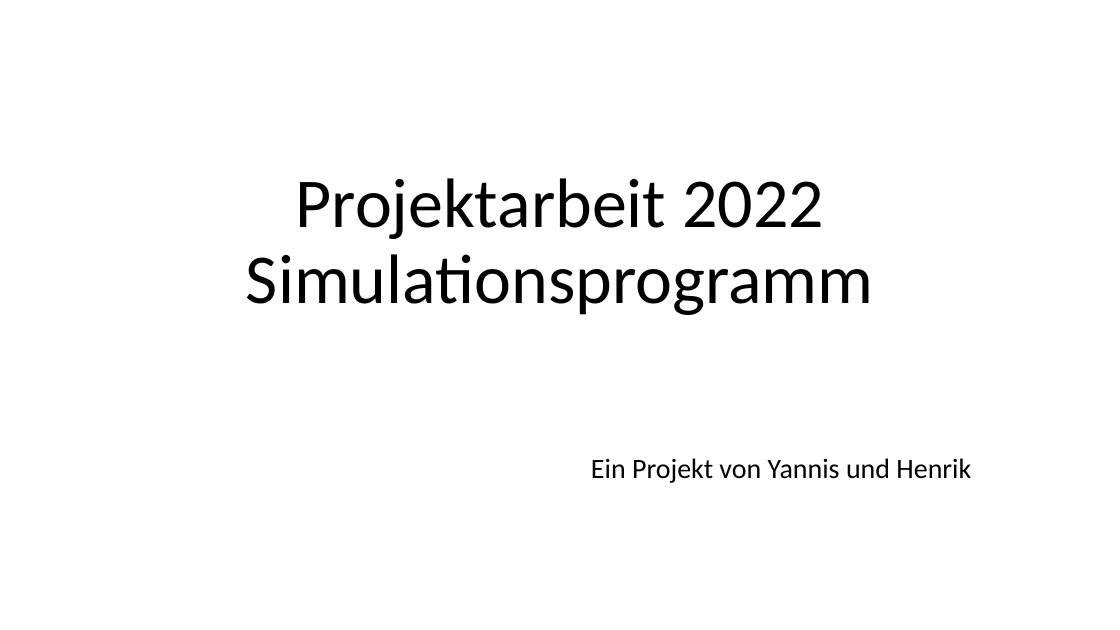
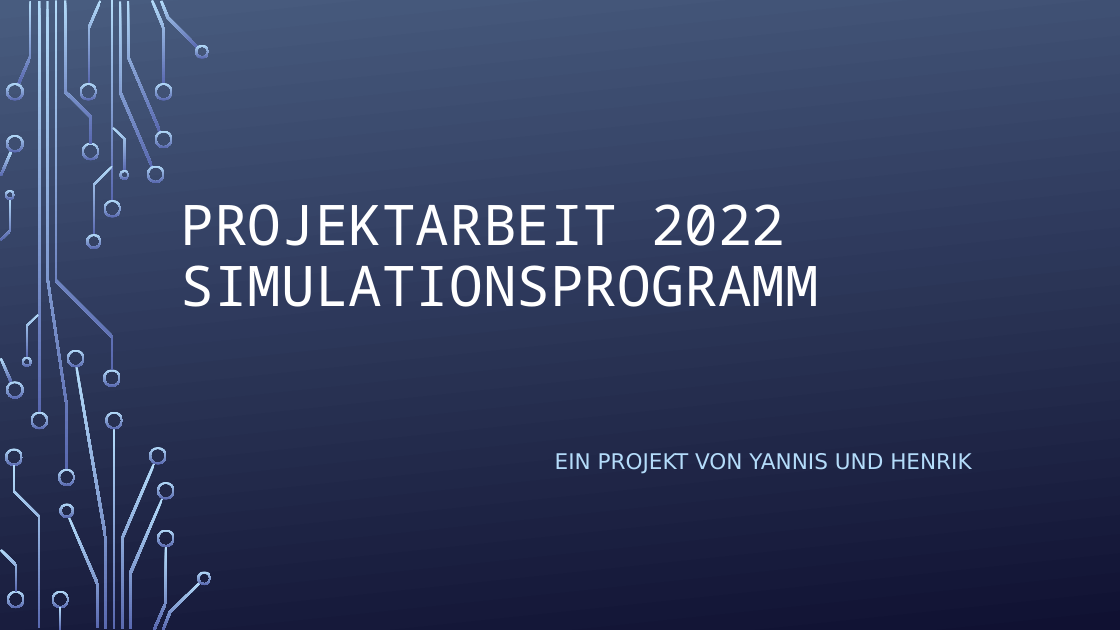
Before and after one commit to Sytoplis/InfProjekt2022, a slide deck: slide 1 of Präsentation Projektarbeit.pptx. Drawn at 1120x630 pixels with LibreOffice and Linux fonts; fonts in the diff are those of the drawing; background and template pictures are left out. Boxes give left, top, right and bottom in pixels: in the first picture for what was removed or moved away, otherwise in the second. Text is boxed around its words. In the diff, an @@ line names an element or a change of style, - is before the commit and + after.

```diff
--- a/Präsentation Projektarbeit.pptx
+++ b/Präsentation Projektarbeit.pptx
@@ background #FFFFFF to picture (left out) @@
@@ title at bbox=[181, 204, 819, 307]: text changed; size 60 to 48 pt; font Calibri to Noto Sans Mono; text colour #000000 to #FFFFFF @@
-Projektarbeit 2022
-Simulationsprogramm
+PROJEKTARBEIT 2022
+SIMULATIONSPROGRAMM
@@ group added at bbox=[0, 0, 212, 630]: 50 freeform shapes, 4 rectangles @@
@@ subtitle at bbox=[555, 453, 971, 474]: text changed; size 24 to 18.5 pt; font Calibri to DejaVu Sans; text colour #000000 to #B4DCFA @@
-Ein Projekt von Yannis und Henrik
+EIN PROJEKT VON YANNIS UND HENRIK
```
Also in this commit, not shown: 2 other slides changed, 7 slides added, 7 slides removed.
